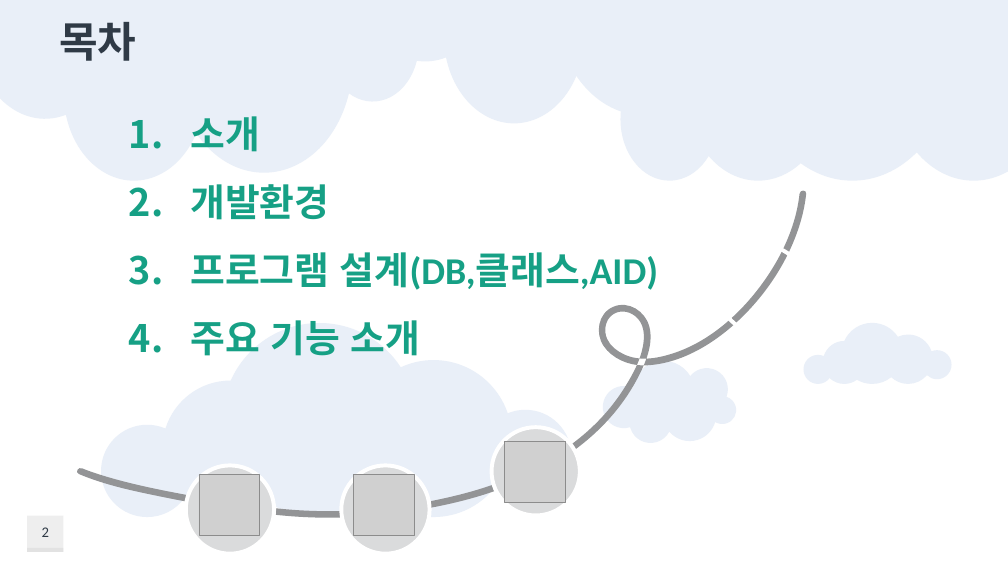
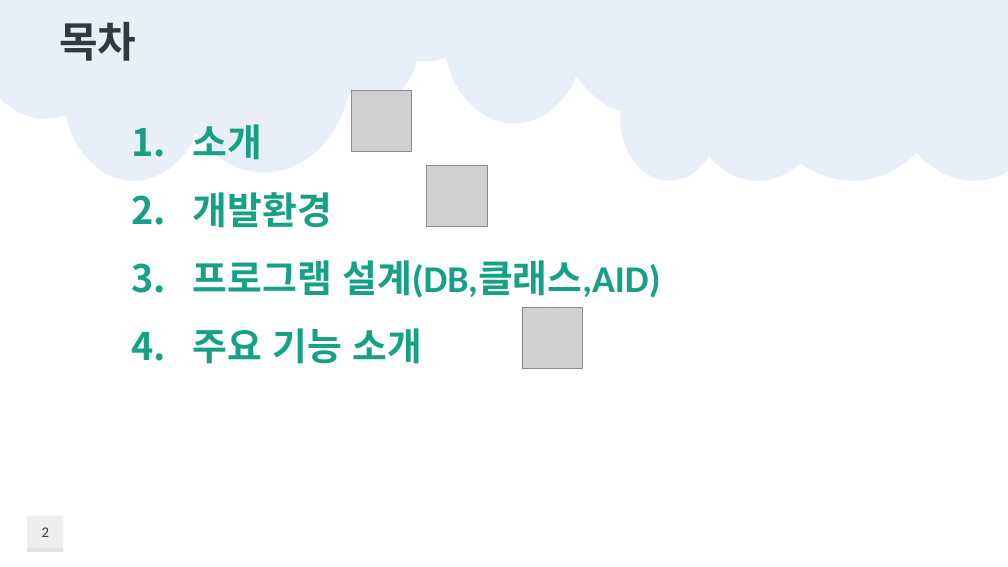
Before and after one commit to taehoon95/shoppingMall, a slide deck: slide 2 of document/쇼핑몰(이태훈).pptx. Drawn at 1008x567 pixels with LibreOffice and Linux fonts; fonts in the diff are those of the drawing; grey boxes stand for pictures; background and template pictures are left out. Boxes give left, top, right and bottom in pixels: in the first picture for what was removed or moved away, otherwise in the second. Text is boxed around its words. In the diff, an @@ line names an element or a change of style, - is before the commit and + after.

```diff
--- a/document/쇼핑몰(이태훈).pptx
+++ b/document/쇼핑몰(이태훈).pptx
@@ text "소개": place and size @@
-text "소개" at (190, 116, 658, 356)
+text "소개" at (193, 124, 660, 364)
@@ picture: place and size @@
-picture at (199, 475, 259, 535)
+picture at (351, 90, 411, 150)
@@ picture: place and size @@
-picture at (353, 475, 414, 535)
+picture at (426, 166, 487, 226)
@@ freeform shape removed at (77, 191, 807, 518) @@
@@ freeform shape removed at (101, 323, 572, 517) @@
@@ picture: place and size @@
-picture at (505, 442, 566, 502)
+picture at (522, 308, 582, 368)
@@ freeform shape removed at (804, 323, 952, 384) @@
@@ freeform shape removed at (603, 361, 737, 443) @@
@@ ellipse removed at (491, 426, 579, 515) @@
@@ ellipse removed at (185, 465, 274, 554) @@
@@ ellipse removed at (342, 465, 430, 554) @@
```
Also in this commit, not shown: 7 slides added, 1 other file.
